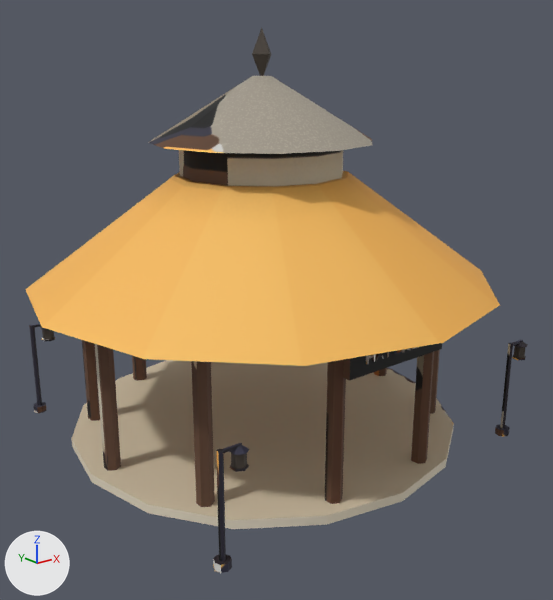
A saved change to the FBX model assets/stations/home_hatchery_3.fbx.
Before and after are seen from a camera (50 mm lens) standing at (-32.0, -41.6, 26.0) and looking at (0.0, -1.6, 10.0). Arrows for +X, +Y and +Z are at lower left; the lights stay in place. The first picture is the older version.

Objects in the first picture: 'home_hatchery_3_body' and 2 more.
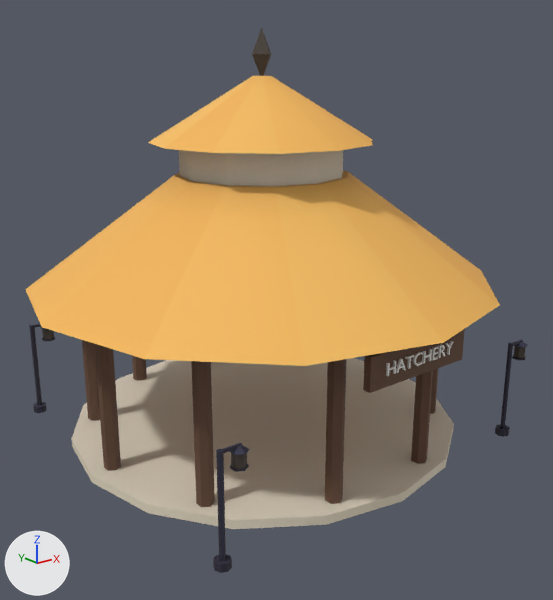
Boxes (x1, y1, x2, y2) around the edits, measured in the pictures (553 x 600 px; the box of a moved part takes in the faces that stretch with it):
'home_hatchery_3_body', reshaped, surface changed: (25, 76, 528, 573) in both
part 1 of me_home_hatchery_3_body, moved or reshaped: before (343, 343, 442, 381); after (363, 329, 465, 393)
part 2 of me_home_hatchery_3_body, moved or reshaped (not visible before): after (445, 341, 454, 355)
part 3 of me_home_hatchery_3_body, moved or reshaped (not visible before): after (437, 345, 445, 358)
part 4 of me_home_hatchery_3_body, moved or reshaped (not visible before): after (431, 346, 439, 360)
part 5 of me_home_hatchery_3_body, moved or reshaped: before (402, 348, 411, 352); after (422, 348, 432, 364)
part 6 of me_home_hatchery_3_body, moved or reshaped: before (393, 350, 402, 354); after (413, 352, 423, 366)
part 7 of me_home_hatchery_3_body, moved or reshaped (mostly hidden before): before (387, 352, 390, 357); after (405, 354, 414, 369)
part 8 of me_home_hatchery_3_body, moved or reshaped: before (375, 353, 385, 361); after (396, 358, 406, 373)
part 9 of me_home_hatchery_3_body, moved or reshaped: before (366, 354, 376, 364); after (386, 360, 396, 376)
part 10 of me_home_hatchery_3_body, surface changed: (34, 76, 528, 573) in both

The change, as a list of edits to the scene's bpy script:
```text
Change me_home_hatchery_3_body:
    where me_home_hatchery_3_body.from_pydata(...)  # 984 vertices, 1050 faces; spans x -16.3..16.3, y -16.3..16.3, z 0.0..25.0
    used by ob_home_hatchery_3_body; location = (0.0, 0.0, 0.0)
    me_home_hatchery_3_body part 1: the loose piece of 8 vertices spanning x -4.0..4.0, y -13.1..-12.6, z 8.8..10.9 is moved by (0.0, -1.6, -0.2)
    me_home_hatchery_3_body part 2: the loose piece of 18 vertices spanning x 2.2..2.8, y -13.2..-13.1, z 9.5..10.3 is moved by (0.0, -1.6, -0.2)
    me_home_hatchery_3_body part 3: the loose piece of 188 vertices spanning x 1.6..2.2, y -13.2..-13.1, z 9.5..10.3 is moved by (0.0, -1.6, -0.2)
    me_home_hatchery_3_body part 4: the loose piece of 24 vertices spanning x 1.0..1.5, y -13.2..-13.1, z 9.5..10.3 is moved by (0.0, -1.6, -0.2)
    me_home_hatchery_3_body part 5: the loose piece of 24 vertices spanning x 0.2..0.9, y -13.2..-13.1, z 9.5..10.3 is moved by (0.0, -1.6, -0.2)
    me_home_hatchery_3_body part 6: the loose piece of 196 vertices spanning x -0.6..0.1, y -13.2..-13.1, z 9.5..10.3 is moved by (0.0, -1.6, -0.2)
    me_home_hatchery_3_body part 7: the loose piece of 16 vertices spanning x -1.3..-0.6, y -13.2..-13.1, z 9.5..10.3 is moved by (0.0, -1.6, -0.2)
    me_home_hatchery_3_body part 8: the loose piece of 22 vertices spanning x -2.0..-1.3, y -13.2..-13.1, z 9.5..10.3 is moved by (0.0, -1.6, -0.2)
    me_home_hatchery_3_body part 9: the loose piece of 24 vertices spanning x -2.7..-2.1, y -13.2..-13.1, z 9.5..10.3 is moved by (0.0, -1.6, -0.2)
    me_home_hatchery_3_body part 10: texture (UV) coordinates of 1040 of 1050 faces, centred in x -13.5..14.0, y -13.5..13.5, z 0.0..25.0, changed; they spanned u 0.0..0.99, v 0.0..1.0 and now span u 0.0..1.0, v 0.0..0.99
```
